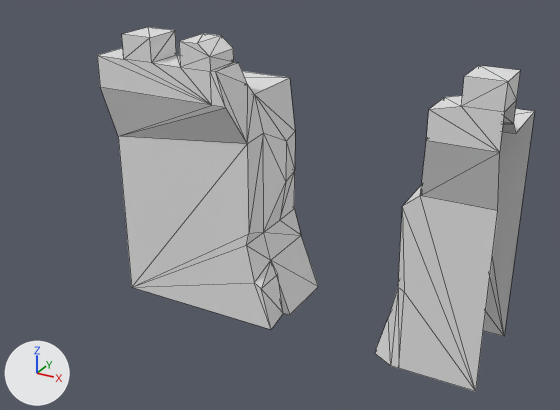
The FBX model Unity Project/Assets/Models 3D/Terrain/Missio2/Muralla(Trencat).FBX, before and after one commit.
Rendered twice from a 50 mm camera at (1.349, -2.162, 1.411) aimed at (0.229, -0.125, 0.393). Lighting does not change. The marker at lower left points along +X, +Y and +Z. Mesh edges are drawn as thin lines. Where no turn or scale is listed for an object, it has been applied to the vertices. Vertices at the same position are counted once.
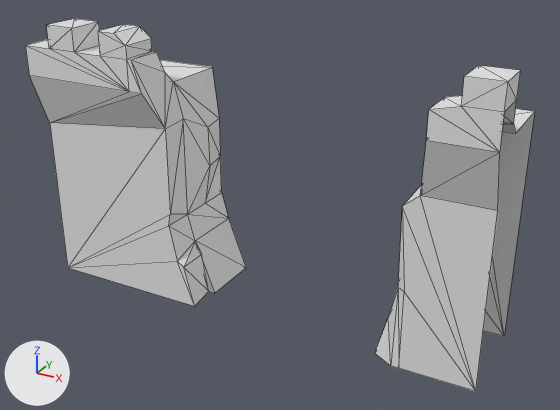
Pixel boxes (x1, y1, x2, y2) of what changed, in the pictures (560 x 410 px; the box of a moved part takes in the faces that stretch with it):
'Box007', reshaped (16% wider): before (97, 27, 535, 391); after (25, 19, 535, 391)
part 1 of me_mesh, moved or reshaped: before (97, 27, 318, 329); after (25, 19, 246, 306)

What changed in the scene script:
```text
Change me_mesh:
    where me_mesh.from_pydata(...)  # 93 vertices, 155 faces; spans x -0.317..0.952, y -0.319..0.076, z 0.0..0.94
    used by ob_box007; location = (0.0, 0.0, 0.0)
    me_mesh part 1: the loose piece of 55 vertices spanning x -0.317..0.278, y -0.319..0.076, z 0.0..0.94 is moved by (-0.307, 0.0, 0.0)
```
